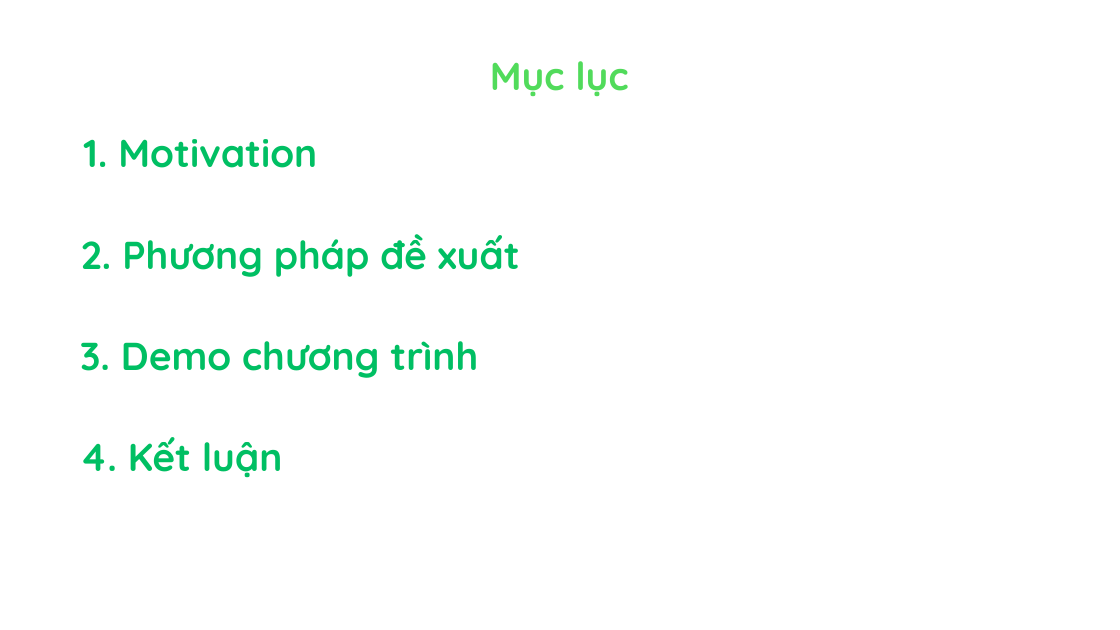
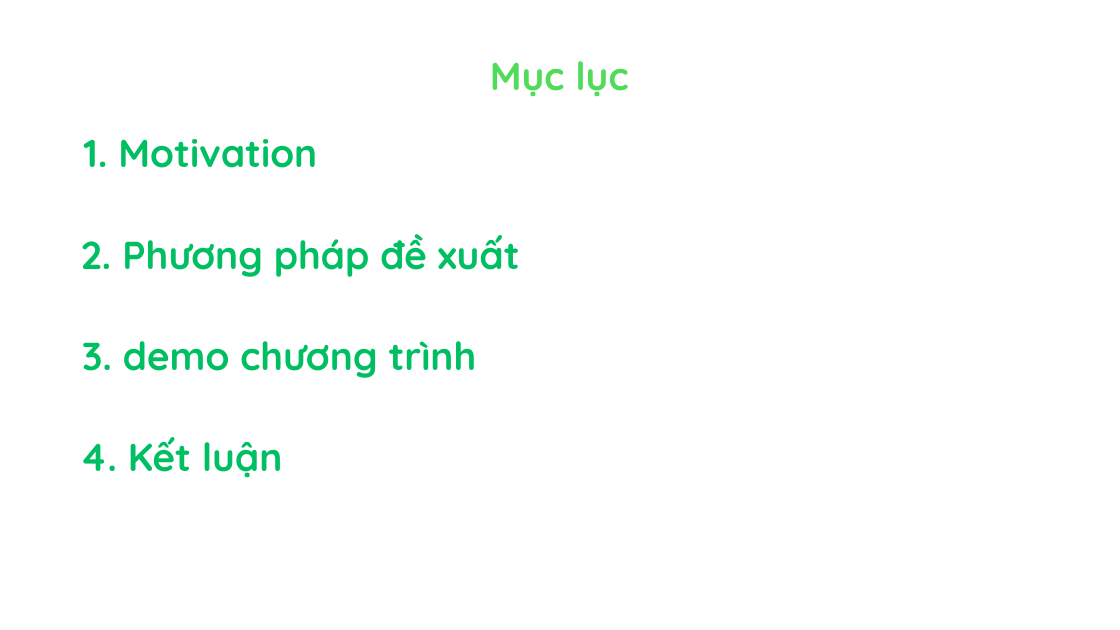
Before and after one commit to qvinh0402/-scientific-research-methodology, a slide deck: slide 2 of Cuối kỳ/Slide NCKH_file PowerPoint.pptx. Drawn at 1120x630 pixels with LibreOffice and Linux fonts; fonts in the diff are those of the drawing. Boxes give left, top, right and bottom in pixels: in the first picture for what was removed or moved away, otherwise in the second. Text is boxed around its words. In the diff, an @@ line names an element or a change of style, - is before the commit and + after.

```diff
--- a/Cuối kỳ/Slide NCKH_file PowerPoint.pptx
+++ b/Cuối kỳ/Slide NCKH_file PowerPoint.pptx
@@ text at (82, 341, 477, 378): text changed @@
-3. Demo chương trình
+3. demo chương trình
```
Also in this commit, not shown: 1 other slide changed, 1 other file.
